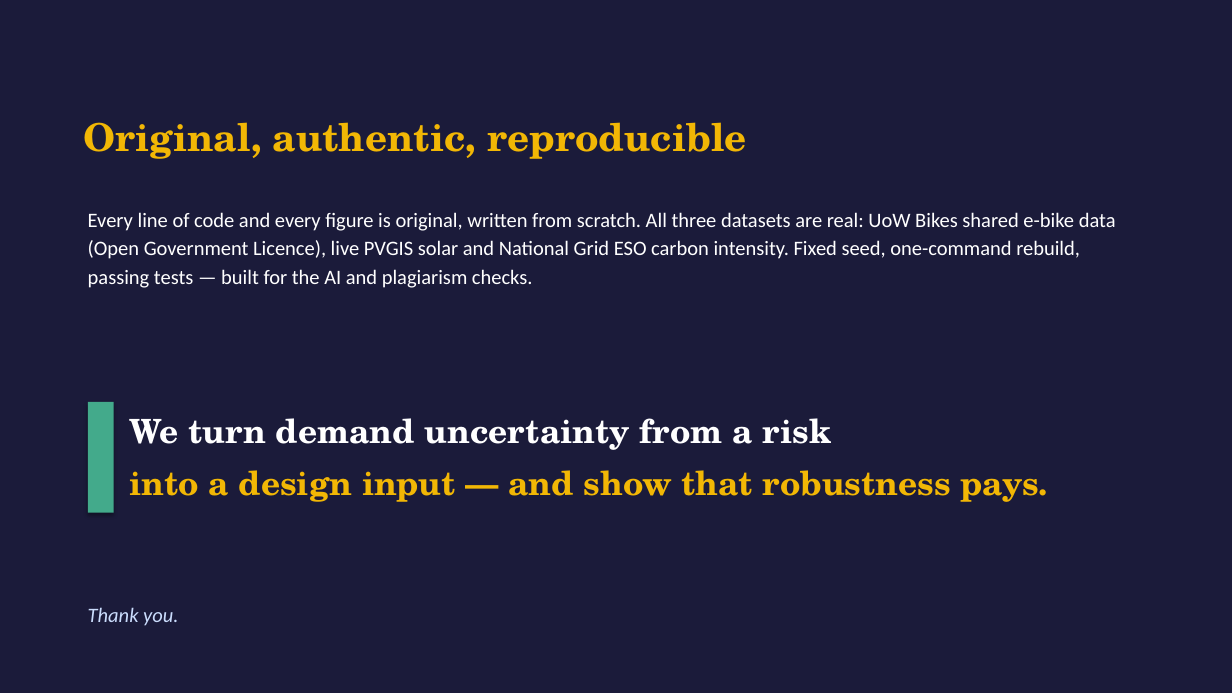
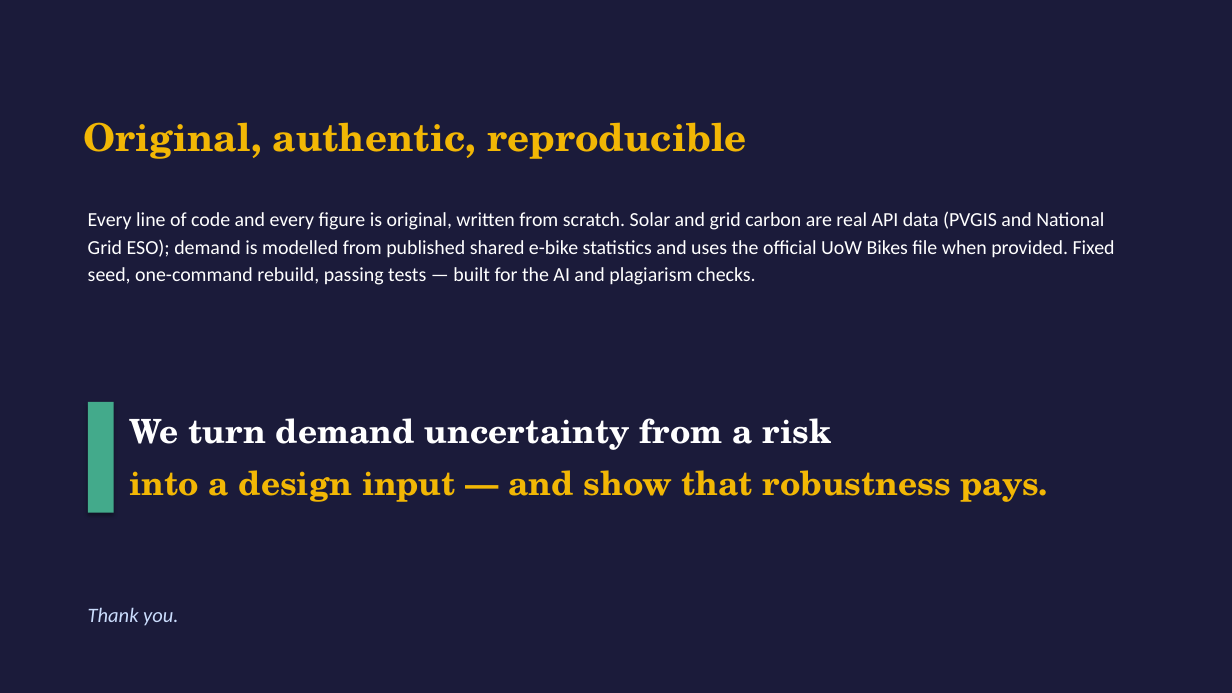
Before and after one commit to Gourav88502/emicromobility-robust-charging, a slide deck: slide 7 of outputs/Presentation.pptx. Drawn at 1232x693 pixels with LibreOffice and Linux fonts; fonts in the diff are those of the drawing. Boxes give left, top, right and bottom in pixels: in the first picture for what was removed or moved away, otherwise in the second. Text is boxed around its words. In the diff, an @@ line names an element or a change of style, - is before the commit and + after.

```diff
--- a/outputs/Presentation.pptx
+++ b/outputs/Presentation.pptx
@@ text at bbox=[88, 211, 1115, 285]: text changed; size 16 to 15.5 pt @@
-Every line of code and every figure is original, written from scratch. All three datasets are real: UoW Bikes shared e-bike data (Open Government Licence), live PVGIS solar and National Grid ESO carbon intensity. Fixed seed, one-command rebuild, passing tests — built for the AI and plagiarism checks.
+Every line of code and every figure is original, written from scratch. Solar and grid carbon are real API data (PVGIS and National Grid ESO); demand is modelled from published shared e-bike statistics and uses the official UoW Bikes file when provided. Fixed seed, one-command rebuild, passing tests — built for the AI and plagiarism checks.
```
Also in this commit, not shown: 1 slide added, 1 slide removed, 11 other files.
